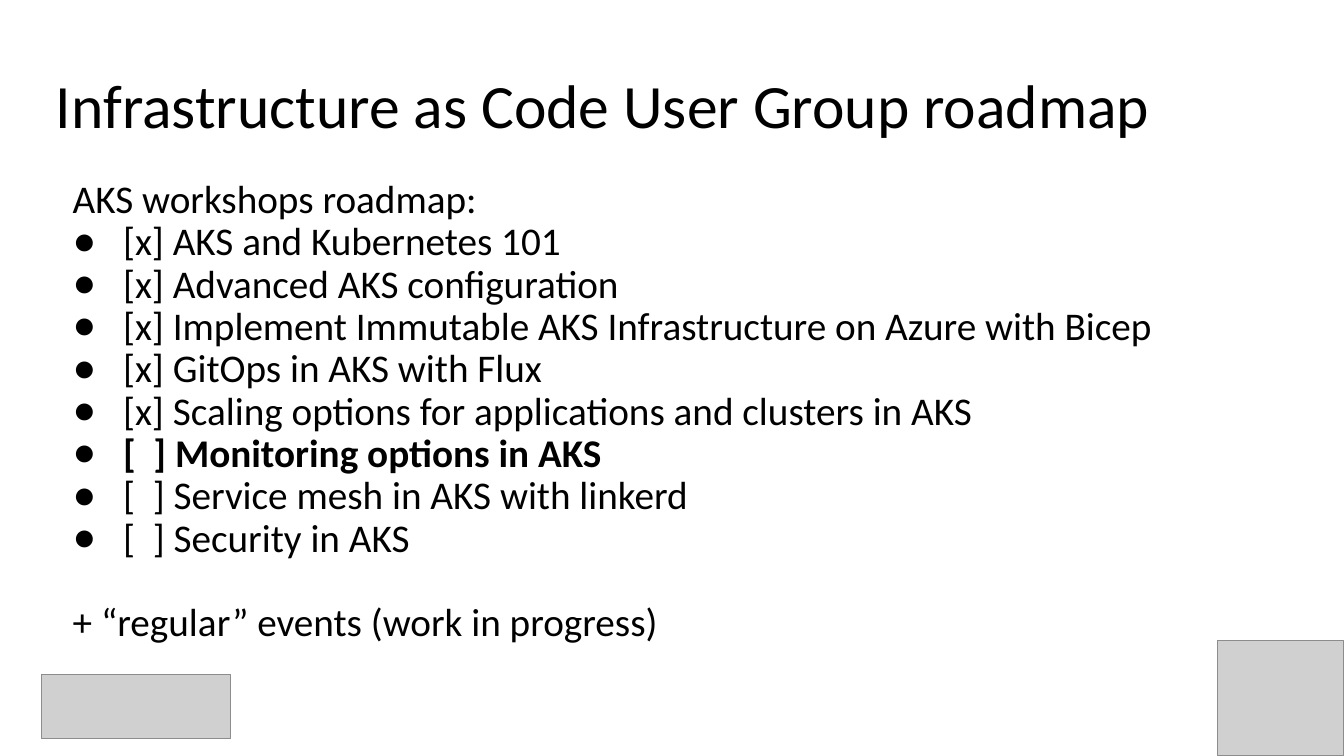
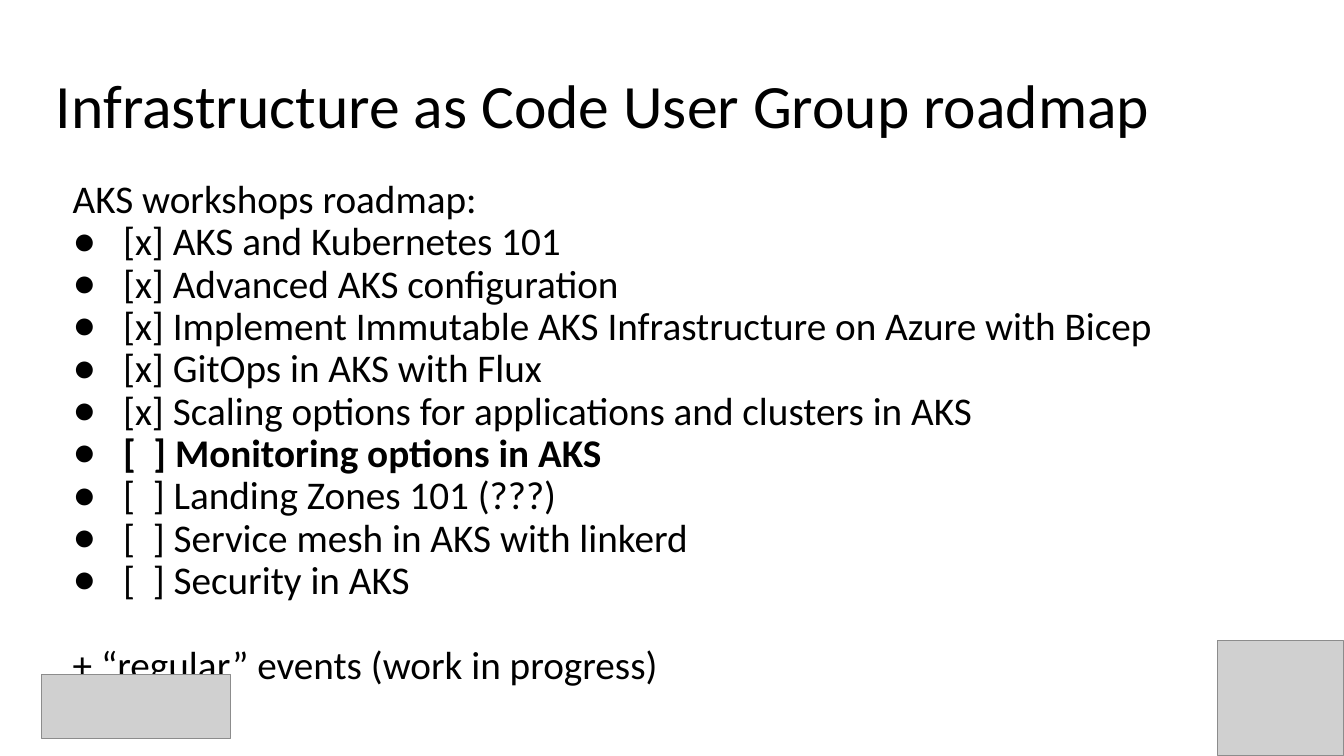
Before and after one commit to evgenyb/aks-workshops, a slide deck: slide 2 of 06-monitoring-options-in-aks/slides/monitoring-options-in-AKS.pptx. Drawn at 1344x756 pixels with LibreOffice and Linux fonts; fonts in the diff are those of the drawing; grey boxes stand for pictures. Boxes give left, top, right and bottom in pixels: in the first picture for what was removed or moved away, otherwise in the second. Text is boxed around its words. In the diff, an @@ line names an element or a change of style, - is before the commit and + after.

```diff
--- a/06-monitoring-options-in-aks/slides/monitoring-options-in-AKS.pptx
+++ b/06-monitoring-options-in-aks/slides/monitoring-options-in-AKS.pptx
@@ text at [174, 481, 469, 516]: paragraph added @@
+● [ ] Landing Zones 101 (???)
```
Also in this commit, not shown: 19 slides added, 1 slide removed, 5 other files.
